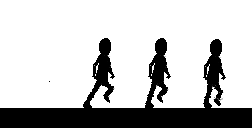
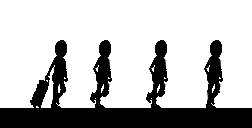
Comparing the layer stacks of the two w=252, h=128 images. Changes:
hid "Walk 3", painted on it over [left=48, top=40, right=68, bottom=108]
hid "Walk2", painted on it over [left=48, top=40, right=68, bottom=108]
hid "Walk 1", painted on it over [left=46, top=42, right=68, bottom=108]
showed "Walk ft bag 2" over [left=30, top=40, right=68, bottom=108]
hid "Layer 9 copy 12" over [left=203, top=39, right=226, bottom=108]
showed "Layer 9 copy 11" over [left=203, top=40, right=223, bottom=108]
hid "Layer 9 copy 8" over [left=145, top=38, right=171, bottom=108]
showed "Layer 9 copy 7" over [left=146, top=40, right=168, bottom=108]
hid "Layer 9 copy 4" over [left=83, top=38, right=115, bottom=108]
showed "Layer 9 copy 3" over [left=90, top=40, right=112, bottom=108]
